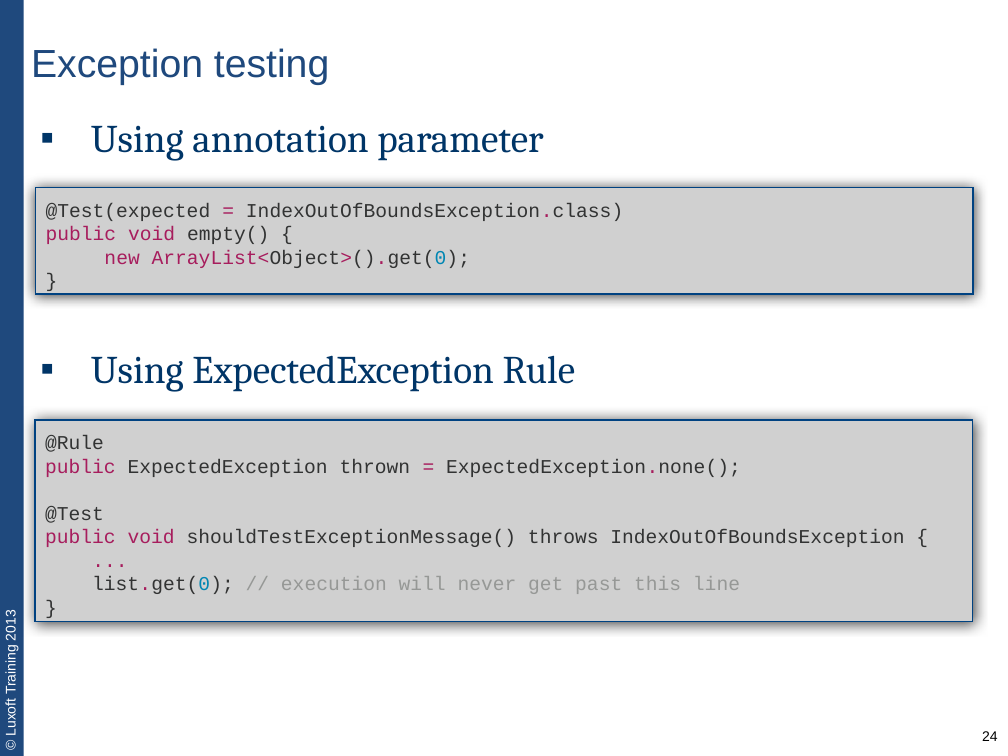
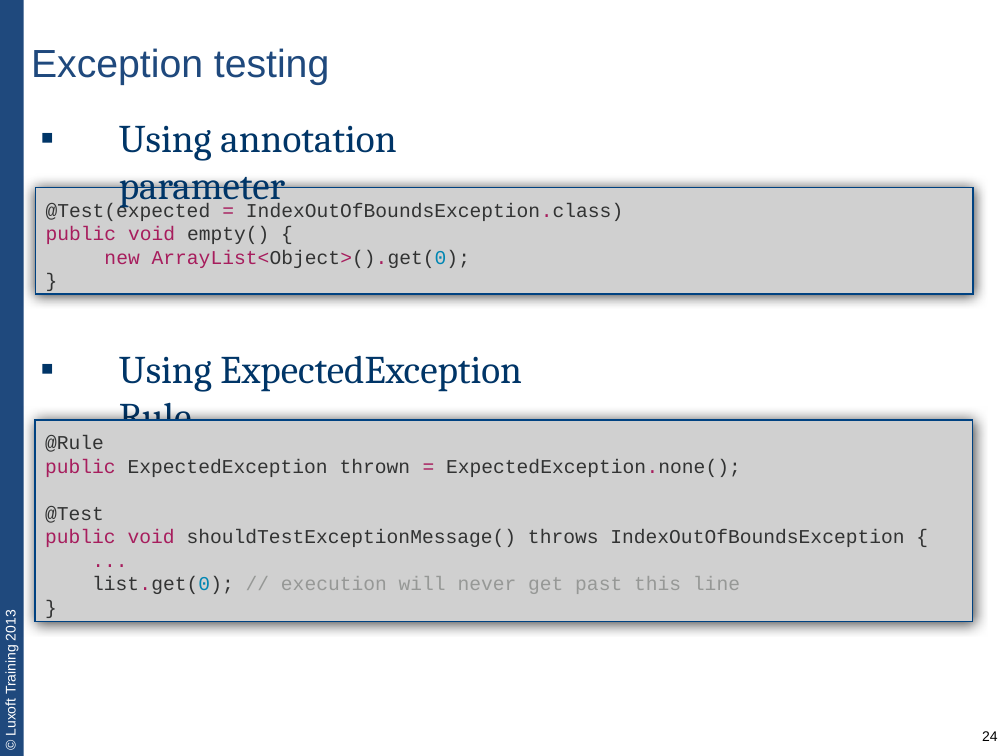
Before and after one commit to team3/lux-trainings-all, a slide deck: slide 24 of JVA-011. unit-testing-with-junit/JVA-011-lecture1-unit-testing-basics.pptx. Drawn at 1008x756 pixels with LibreOffice and Linux fonts; fonts in the diff are those of the drawing; grey boxes stand for pictures. Boxes give left, top, right and bottom in pixels: in the first picture for what was removed or moved away, otherwise in the second. Text is boxed around its words. In the diff, an @@ line names an element or a change of style, - is before the commit and + after.

Commit message:
Update of the slides

```diff
--- a/JVA-011. unit-testing-with-junit/JVA-011-lecture1-unit-testing-basics.pptx
+++ b/JVA-011. unit-testing-with-junit/JVA-011-lecture1-unit-testing-basics.pptx
@@ text "Using annotation parameter" at (119,125,396,209): indent changed @@
@@ text in picture at (46,203,623,268): text removed @@
-@Test(expected = IndexOutOfBoundsException.class)
-public void empty() {
-new ArrayList<Object>().get(0);
-}
@@ text added at (46,203,623,268), 14 pt, text #323333 @@
+@Test(expected = IndexOutOfBoundsException.class)
+public void empty() {
+new ArrayList<Object>().get(0);
+}
@@ text "Using ExpectedException Rule" at (119,355,522,421): indent changed @@
```
Also in this commit, not shown: 31 other slides changed, 1 slide removed, 1 other file.
